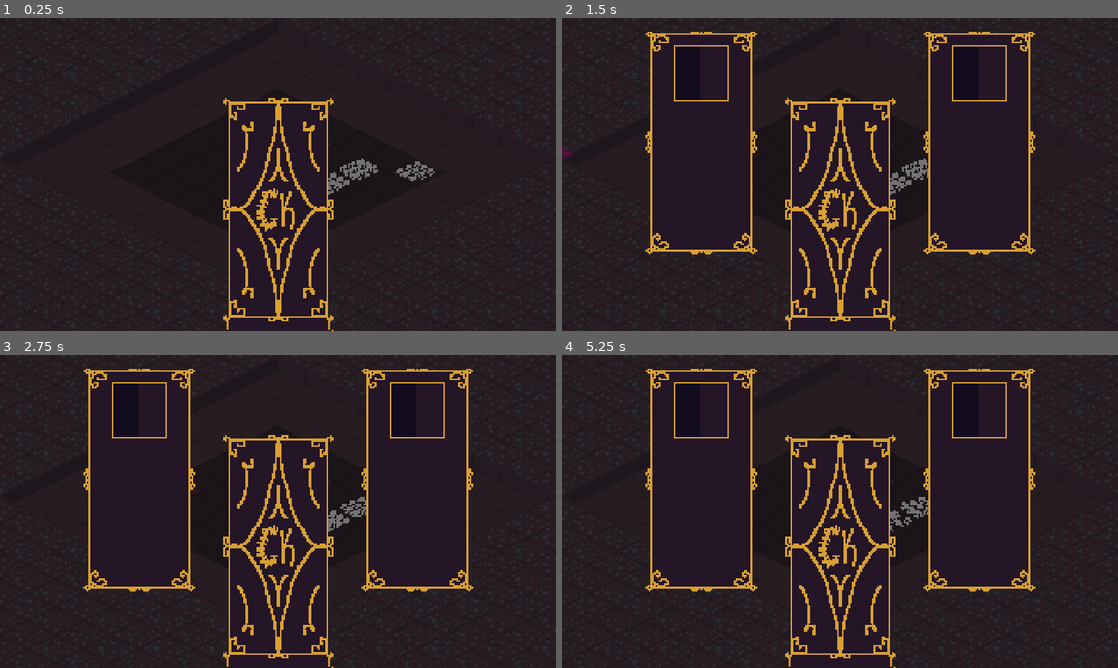
Above: before the commit, frames 1-4 (two rows, left to right).
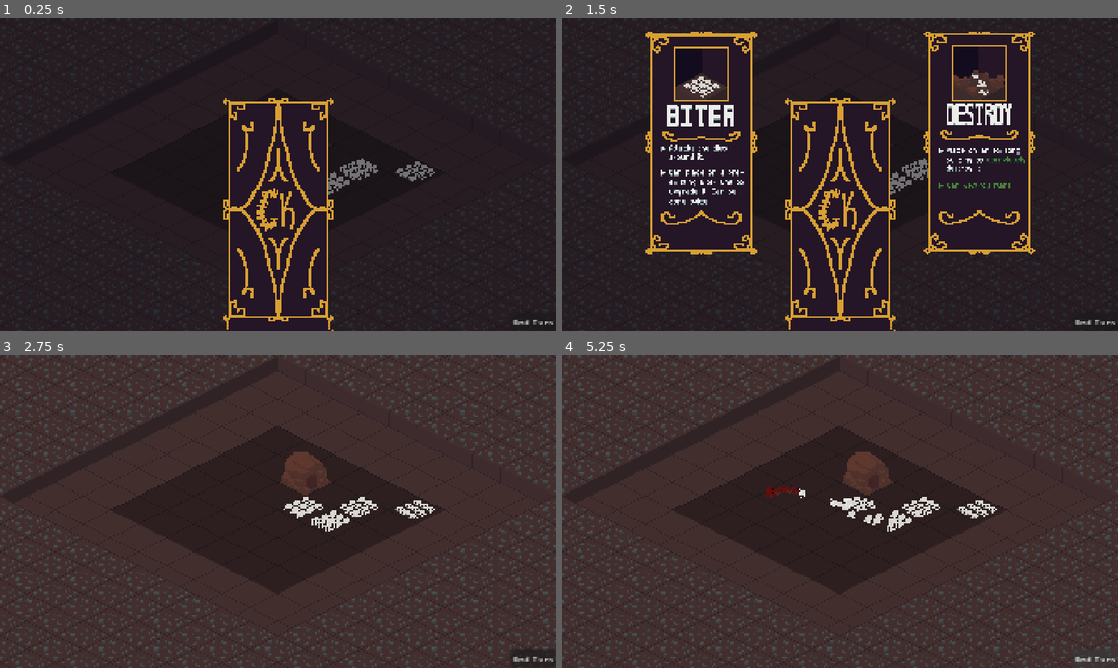
Above: after the commit, the same moments.

Repository: LogCheung/Critterking
Game: Godot game, scene res://World/Scenes/world.tscn
Same seed, same stepped clock (60 frames per second), same inputs: the game is played once before the commit and once after it.
Inputs (mouse positions are in pixels of both pictures, inside the frame that each line leads up to):
- Up to frame 1 (0.25 s): no input
- Up to frame 2 (1.5 s): click (1095, 321) at 0.5 s, where only the run after the commit has a clickable "End Turn"; click (834, 215) at 1.25 s
- Up to frame 3 (2.75 s): click (139, 480) at 2.02 s
- Up to frame 4 (5.25 s): click (834, 552) at 2.77 s; click (1095, 658) at 3.5 s, where only the run after the commit has a clickable "End Turn"; click (834, 552) at 4.27 s; click (1095, 658) at 5 s, where only the run after the commit has a clickable "End Turn"

The runs differ from the first frame. In frame 1, less than 0.1% of the frame differs, in the area x 92-100%, y 96-98%; in frame 2, 4.1%; in frame 3, 80%; in frame 4, 81%, in the area x 0-100%, y 0-100%.

Commit message:
show card screen when finish, end turn to fight

Diff:
--- /dev/null
+++ b/minibadkings/UI/Scenes/card.gd
@@ -0,0 +1,16 @@
+extends Sprite2D
+
+enum CARDTYPE {
+	NONE,PLATED,BITER,SPITTER, TRAPS,HOUSE,DESTROY
+}
+
+@export var type : CARDTYPE
+@export var for_show : bool
+
+@onready var ui : UI = get_tree().get_first_node_in_group("UI")
+
+
+func _on_selected_pressed() -> void:
+	if for_show:
+		ui.anim.play("cardhide")
+	pass # Replace with function body.
--- /dev/null
+++ b/minibadkings/UI/Scenes/card.tscn
@@ -0,0 +1,19 @@
+[gd_scene load_steps=3 format=3 uid="uid://bjjg37vgshqt6"]
+
+[ext_resource type="Texture2D" uid="uid://bjv30svgegsu5" path="res://UI/Assets/cards/biter.png" id="1_yyl3s"]
+[ext_resource type="Script" uid="uid://dp28vuy42urfg" path="res://UI/Scenes/card.gd" id="2_e2s86"]
+
+[node name="Card" type="Sprite2D" groups=["CARD"]]
+scale = Vector2(3, 3)
+texture = ExtResource("1_yyl3s")
+script = ExtResource("2_e2s86")
+
+[node name="Selected" type="Button" parent="."]
+offset_left = -57.0
+offset_top = -133.0
+offset_right = 56.0
+offset_bottom = 117.0
+focus_mode = 0
+flat = true
+
+[connection signal="pressed" from="Selected" to="." method="_on_selected_pressed"]
--- a/minibadkings/UI/Scenes/ui.tscn
+++ b/minibadkings/UI/Scenes/ui.tscn
@@ -1,9 +1,11 @@
-[gd_scene load_steps=9 format=3 uid="uid://bhln07v3h2elp"]
+[gd_scene load_steps=12 format=3 uid="uid://bhln07v3h2elp"]
 
 [ext_resource type="Script" uid="uid://bl8pvigq15pom" path="res://UI/Scripts/ui.gd" id="1_44q3l"]
 [ext_resource type="Texture2D" uid="uid://kf8vcph4uky7" path="res://UI/Assets/menus/cardshow.png" id="2_rbgpe"]
 [ext_resource type="Texture2D" uid="uid://luuqbnbqgyao" path="res://UI/Assets/menus/mainmenu.png" id="3_2fejo"]
+[ext_resource type="PackedScene" uid="uid://bjjg37vgshqt6" path="res://UI/Scenes/card.tscn" id="3_bujes"]
 [ext_resource type="Texture2D" uid="uid://cq8c1lx28bb3u" path="res://UI/Assets/menus/help.png" id="4_pyqth"]
+[ext_resource type="Texture2D" uid="uid://fs4plru4cufh" path="res://UI/Assets/cards/destroy.png" id="4_titua"]
 [ext_resource type="Texture2D" uid="uid://ce2faiksbdbqw" path="res://UI/Assets/menus/settings.png" id="5_kd6an"]
 
 [sub_resource type="Animation" id="Animation_2fejo"]
@@ -31,15 +33,66 @@
 tracks/0/interp = 1
 tracks/0/loop_wrap = true
 tracks/0/keys = {
+"times": PackedFloat32Array(0.000677604, 0.05, 0.1, 0.15, 0.2, 0.25, 0.3, 0.35, 0.4, 0.45, 0.5, 0.55, 0.6, 0.65, 0.7, 0.75, 0.8, 0.85, 0.9, 0.950678),
+"transitions": PackedFloat32Array(1, 1, 1, 1, 1, 1, 1, 1, 1, 1, 1, 1, 1, 1, 1, 1, 1, 1, 1, 1),
+"update": 1,
+"values": [0, 1, 2, 3, 4, 5, 6, 7, 8, 9, 10, 11, 12, 13, 14, 15, 16, 17, 18, 19]
+}
+tracks/1/type = "method"
+tracks/1/imported = false
+tracks/1/enabled = true
+tracks/1/path = NodePath(".")
+tracks/1/interp = 1
+tracks/1/loop_wrap = true
+tracks/1/keys = {
+"times": PackedFloat32Array(0, 0.9),
+"transitions": PackedFloat32Array(1, 1),
+"values": [{
+"args": [false],
+"method": &"display_cards"
+}, {
+"args": [true],
+"method": &"display_cards"
+}]
+}
+
+[sub_resource type="Animation" id="Animation_titua"]
+resource_name = "cardhide"
+step = 0.05
+tracks/0/type = "value"
+tracks/0/imported = false
+tracks/0/enabled = true
+tracks/0/path = NodePath("Cards/CardShow:frame")
+tracks/0/interp = 1
+tracks/0/loop_wrap = true
+tracks/0/keys = {
 "times": PackedFloat32Array(0, 0.05, 0.1, 0.15, 0.2, 0.25, 0.3, 0.35, 0.4, 0.45, 0.5, 0.55, 0.6, 0.65, 0.7, 0.75, 0.8, 0.85, 0.9, 0.95),
 "transitions": PackedFloat32Array(1, 1, 1, 1, 1, 1, 1, 1, 1, 1, 1, 1, 1, 1, 1, 1, 1, 1, 1, 1),
 "update": 1,
-"values": [0, 1, 2, 3, 4, 5, 6, 7, 8, 9, 10, 11, 12, 13, 14, 15, 16, 17, 18, 19]
+"values": [19, 18, 17, 16, 15, 14, 13, 12, 11, 10, 9, 8, 7, 6, 5, 4, 3, 2, 1, 0]
+}
+tracks/1/type = "method"
+tracks/1/imported = false
+tracks/1/enabled = true
+tracks/1/path = NodePath(".")
+tracks/1/interp = 1
+tracks/1/loop_wrap = true
+tracks/1/keys = {
+"times": PackedFloat32Array(0.1, 1),
+"transitions": PackedFloat32Array(1, 1),
+"values": [{
+"args": [false],
+"method": &"display_cards"
+}, {
+"args": [],
+"method": &"show_hand"
+}]
 }
 
 [sub_resource type="AnimationLibrary" id="AnimationLibrary_pyqth"]
 _data = {
 &"RESET": SubResource("Animation_2fejo"),
+&"cardhide": SubResource("Animation_titua"),
 &"cardshow": SubResource("Animation_rbgpe")
 }
 
@@ -75,9 +128,32 @@
 flat = true
 metadata/_edit_use_anchors_ = true
 
-[node name="Sprite2D" type="Sprite2D" parent="Cards"]
+[node name="Card" parent="Cards" instance=ExtResource("3_bujes")]
+visible = false
+position = Vector2(480, 456)
+for_show = true
+
+[node name="Card2" parent="Cards" instance=ExtResource("3_bujes")]
+visible = false
+position = Vector2(1440, 453)
+texture = ExtResource("4_titua")
+for_show = true
+
+[node name="Hand" type="Control" parent="."]
+unique_name_in_owner = true
+visible = false
+layout_mode = 3
+anchors_preset = 0
+offset_right = 40.0
+offset_bottom = 40.0
+
+[node name="HBoxContainer" type="HBoxContainer" parent="Hand"]
+layout_mode = 0
+offset_right = 40.0
+offset_bottom = 40.0
 
 [node name="mainmenu" type="Control" parent="."]
+unique_name_in_owner = true
 visible = false
 layout_mode = 3
 anchors_preset = 0
@@ -122,6 +198,7 @@
 flat = true
 
 [node name="Help" type="Control" parent="."]
+unique_name_in_owner = true
 visible = false
 layout_mode = 3
 anchors_preset = 0
@@ -142,6 +219,7 @@
 flat = true
 
 [node name="Settings" type="Control" parent="."]
+unique_name_in_owner = true
 visible = false
 layout_mode = 3
 anchors_preset = 0
@@ -188,6 +266,29 @@
 scale = Vector2(3, 3)
 step = 0.001
 
+[node name="EndTurn" type="Control" parent="."]
+layout_mode = 3
+anchors_preset = 0
+offset_right = 40.0
+offset_bottom = 40.0
+
+[node name="endturn" type="Button" parent="EndTurn"]
+layout_mode = 1
+anchors_preset = 3
+anchor_left = 1.0
+anchor_top = 1.0
+anchor_right = 1.0
+anchor_bottom = 1.0
+offset_left = 1722.0
+offset_top = 975.0
+offset_right = 1800.0
+offset_bottom = 1006.0
+grow_horizontal = 0
+grow_vertical = 0
+scale = Vector2(2, 2)
+focus_mode = 0
+text = "End Turn"
+
 [node name="AnimationPlayer" type="AnimationPlayer" parent="."]
 libraries = {
 &"": SubResource("AnimationLibrary_pyqth")
@@ -200,3 +301,4 @@
 [connection signal="pressed" from="mainmenu/main/Quit" to="." method="_on_quit_pressed"]
 [connection signal="pressed" from="Help/help/Backhelp" to="." method="_on_backhelp_pressed"]
 [connection signal="pressed" from="Settings/settings/settingsback" to="." method="_on_settingsback_pressed"]
+[connection signal="pressed" from="EndTurn/endturn" to="." method="_on_endturn_pressed"]
--- a/minibadkings/UI/Scripts/ui.gd
+++ b/minibadkings/UI/Scripts/ui.gd
@@ -3,7 +3,19 @@
 
 @onready var cards: Control = %Cards
 @onready var anim: AnimationPlayer = $AnimationPlayer
+@onready var hand: Control = %Hand
+@onready var mainmenu: Control = %mainmenu
+@onready var help: Control = %Help
+@onready var settings: Control = %Settings
+@onready var world = get_tree().get_first_node_in_group("WORLD")
 
+func display_cards(display : bool) -> void:
+	var cardSprites = get_tree().get_nodes_in_group("CARD")
+	for card in cardSprites:
+		card.visible = display
+func show_hand() -> void:
+	cards.hide()
+	hand.show()
 
 func _on_show_pressed() -> void:
 	anim.play("cardshow")
@@ -30,3 +42,7 @@
 
 func _on_settingsback_pressed() -> void:
 	pass # Replace with function body.
+
+
+func _on_endturn_pressed() -> void:
+	world.night_started.emit()
--- a/minibadkings/World/Scripts/world.gd
+++ b/minibadkings/World/Scripts/world.gd
@@ -6,7 +6,7 @@
 signal enemy_group_eliminated
 signal night_ended
 
-@export var is_combat_phase : bool = true
+@export var is_combat_phase : bool = false
 @export var enemy_parties : int = 4
 
 @onready var tileWorld : TileWorld = get_tree().get_first_node_in_group("TILEWORLD")
@@ -27,8 +27,6 @@
 
 	create_enemy_perimeter(12 + Global.expansions, true)
 	create_enemy_perimeter(11 + Global.expansions, false)
-	on_night_started()
-	spawn_enemy()
 
 func clear_perimeters() -> void:
 	# clear children
@@ -94,19 +92,19 @@
 	# set groupPos to target and the units within the group will follow
 
 func on_night_started() -> void:
+	is_combat_phase = true
+	spawned_parties = 0
+	%Game.process_mode = Node.PROCESS_MODE_PAUSABLE
 	%SpawnTimer.start()
 
 func on_enemy_group_eliminated() -> void:
-	print("ok")
 	await get_tree().create_timer(.05).timeout
 	var enemyGroupNode = get_tree().get_first_node_in_group("ENEMYGRPNODE")
 	if enemyGroupNode.get_children().is_empty():
-		print("ok2")
 		is_combat_phase = false
 		night_ended.emit()
 
 func on_night_ended() -> void:
-	print("alright")
 	%Game.process_mode = Node.PROCESS_MODE_WHEN_PAUSED
 	ui.cards.visible = true
 	pass
--- a/minibadkings/project.godot
+++ b/minibadkings/project.godot
@@ -39,6 +39,7 @@
 ENEMYGRPNODE=""
 BUILDINGSNODE=""
 UI=""
+CARD=""
 
 [input]
 
Not shown, added: minibadkings/UI/Scenes/card.gd.uid
